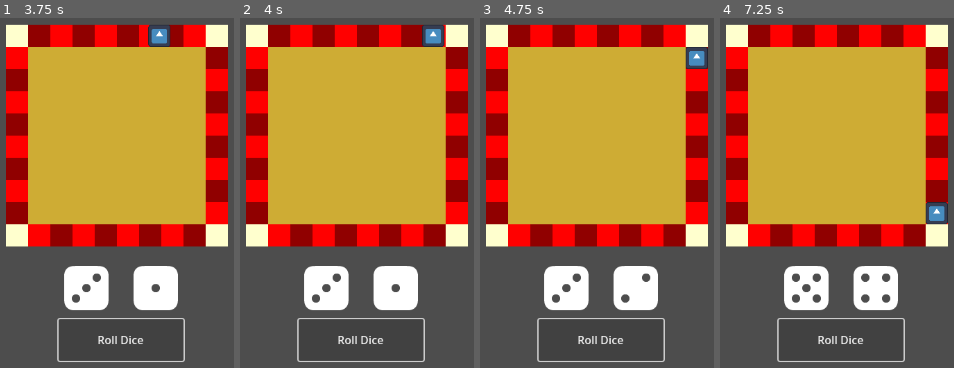
Above: before the commit, frames 1-4 (left to right).
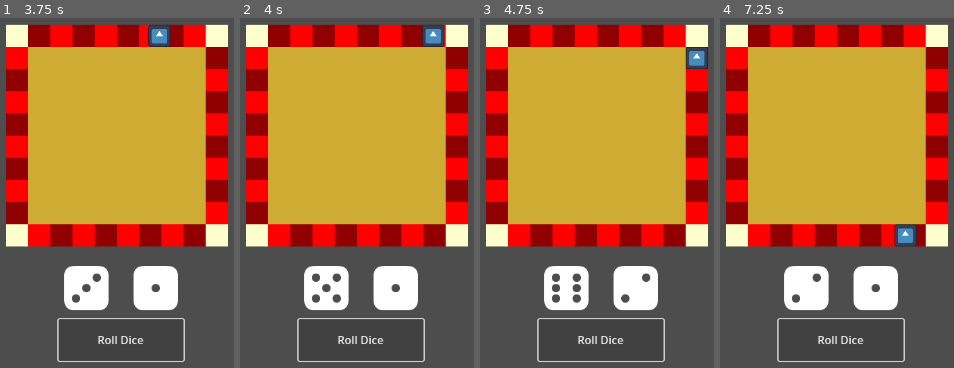
Above: after the commit, the same moments.

Repository: pescmy/HeRoll
Game: Godot game, scene res://scene/game.tscn
Same seed, same stepped clock (60 frames per second), same inputs: the game is played once before the commit and once after it. The engine's default icon, where the game draws it, is replaced by a stand-in: a white triangle on a blue panel in a dark square.
Inputs:
- Up to frame 1 (3.75 s): click "Roll Dice" at 0.5 s; tap Enter (ui_accept) at 1.25, 1.52, 2.27 s; hold Right (ui_right) 1.28-2.03 s; hold R (Roll Dice, bound only after the commit) 1.28-2.03 s; tap Space (Roll Dice, bound only before the commit) at 1.55, 2.1, 3.05, 3.6 s; tap R (Roll Dice, bound only after the commit) at 2.3 s; hold R (Roll Dice, bound only after the commit) 2.78-3.53 s; hold Right (ui_right) from 2.78 s (still down)
- Up to frame 2 (4 s): keep holding Right (ui_right); tap Enter (ui_accept) at 3.77 s; tap R (Roll Dice, bound only after the commit) at 3.8 s
- Up to frame 3 (4.75 s): release Right (ui_right) at 4.28 s; hold R (Roll Dice, bound only after the commit) from 4.28 s (still down); tap Enter (ui_accept) at 4.52 s; tap Space (Roll Dice, bound only before the commit) at 4.55 s
- Up to frame 4 (7.25 s): release R (Roll Dice, bound only after the commit) at 5.03 s; tap Space (Roll Dice, bound only before the commit) at 5.1, 6.05, 6.6 s; tap Enter (ui_accept) at 5.27, 6.77 s; tap R (Roll Dice, bound only after the commit) at 5.3, 6.8 s; hold R (Roll Dice, bound only after the commit) 5.78-6.53 s; hold Right (ui_right) from 6.53 s (still down)

Frame 1 is identical in both runs. In frame 2, 0.2% of the frame differs, in the area x 30-44%, y 72-82%; in frame 3, 0.4%; in frame 4, 1.9%, in the area x 30-98%, y 52-82%.

Commit message:
start battle scene

Diff:
--- a/enemies/goblin.tres
+++ b/enemies/goblin.tres
@@ -1,6 +1,7 @@
-[gd_resource type="Resource" script_class="EnemyData" load_steps=2 format=3 uid="uid://1g2kdg2o01v3"]
+[gd_resource type="Resource" script_class="EnemyData" load_steps=3 format=3 uid="uid://1g2kdg2o01v3"]
 
 [ext_resource type="Script" uid="uid://bp4bb0bp1mktu" path="res://scripts/enemy_data.gd" id="1_3e8jy"]
+[ext_resource type="Texture2D" uid="uid://c161ex848lhm6" path="res://art/enemies/goblin.png" id="2_c17jv"]
 
 [resource]
 script = ExtResource("1_3e8jy")
@@ -9,6 +10,7 @@
 strength = 5
 defense = 2
 speed = 1
+sprite = ExtResource("2_c17jv")
 reward_gold = 5
 reward_xp = 10
 metadata/_custom_type_script = "uid://bp4bb0bp1mktu"
--- a/project.godot
+++ b/project.godot
@@ -19,7 +19,7 @@
 
 "Roll Dice"={
 "deadzone": 0.2,
-"events": [Object(InputEventKey,"resource_local_to_scene":fa …(140 unchanged characters)… d":false,"keycode":0,"physical_keycode":32,"key_label":0,"unicode":32,"location":0,"echo":false,"script":null)
+"events": [Object(InputEventKey,"resource_local_to_scene":fa …(140 unchanged characters)… d":false,"keycode":0,"physical_keycode":82,"key_label":0,"unicode":114,"location":0,"echo":false,"script":null)
 ]
 }
 
--- /dev/null
+++ b/scene/battle.tscn
@@ -0,0 +1,16 @@
+[gd_scene load_steps=5 format=3 uid="uid://l2qg2sg4pybs"]
+
+[ext_resource type="PackedScene" uid="uid://d3qw2i7b6y85e" path="res://scene/battle_controller.tscn" id="1_0okv5"]
+[ext_resource type="PackedScene" uid="uid://cr58rc6ybd75o" path="res://scene/dice.tscn" id="2_ebedk"]
+[ext_resource type="PackedScene" uid="uid://dg3xwl62blm1b" path="res://scene/player.tscn" id="3_q27o7"]
+[ext_resource type="PackedScene" uid="uid://b8mc6k0ihd6vq" path="res://scene/enemy.tscn" id="4_6qw66"]
+
+[node name="Battle" type="Node2D"]
+
+[node name="BattleController" parent="." instance=ExtResource("1_0okv5")]
+
+[node name="DiceContainer" parent="." instance=ExtResource("2_ebedk")]
+
+[node name="Player" parent="." instance=ExtResource("3_q27o7")]
+
+[node name="Enemy" parent="." instance=ExtResource("4_6qw66")]
--- /dev/null
+++ b/scene/battle_controller.tscn
@@ -0,0 +1,20 @@
+[gd_scene load_steps=4 format=3 uid="uid://d3qw2i7b6y85e"]
+
+[ext_resource type="Script" uid="uid://nnoeu8hohpyf" path="res://scripts/battle_controller.gd" id="1_5bk0i"]
+[ext_resource type="PackedScene" uid="uid://dg3xwl62blm1b" path="res://scene/player.tscn" id="2_yc5x2"]
+[ext_resource type="PackedScene" uid="uid://b8mc6k0ihd6vq" path="res://scene/enemy.tscn" id="3_mk702"]
+
+[node name="BattleController" type="Node2D"]
+script = ExtResource("1_5bk0i")
+
+[node name="Player" parent="." instance=ExtResource("2_yc5x2")]
+position = Vector2(250, 250)
+
+[node name="Enemy" parent="." instance=ExtResource("3_mk702")]
+position = Vector2(750, 250)
+
+[node name="Control" type="Control" parent="."]
+layout_mode = 3
+anchors_preset = 0
+offset_right = 40.0
+offset_bottom = 40.0
--- /dev/null
+++ b/scene/combat_tile_manager.tscn
@@ -0,0 +1,3 @@
+[gd_scene format=3 uid="uid://8m8q0ccruw1p"]
+
+[node name="CombatTileManager" type="Node2D"]
--- a/scene/enemy.tscn
+++ b/scene/enemy.tscn
@@ -1,16 +1,10 @@
 [gd_scene load_steps=3 format=3 uid="uid://b8mc6k0ihd6vq"]
 
 [ext_resource type="Script" uid="uid://c7m6j8a314vlp" path="res://scripts/enemy.gd" id="1_h08p8"]
-[ext_resource type="Script" uid="uid://cp2q4c8wb0tex" path="res://scripts/enemy_stats.gd" id="2_f87vc"]
+[ext_resource type="Resource" uid="uid://1g2kdg2o01v3" path="res://enemies/goblin.tres" id="2_f87vc"]
 
 [node name="Enemy" type="Node2D"]
 script = ExtResource("1_h08p8")
-
-[node name="EnemyStats" type="Node2D" parent="."]
-script = ExtResource("2_f87vc")
-base_health = null
-base_strength = null
-base_defense = null
-base_speed = null
+enemy_data = ExtResource("2_f87vc")
 
 [node name="Sprite2D" type="Sprite2D" parent="."]
--- /dev/null
+++ b/scripts/battle_controller.gd
@@ -0,0 +1,56 @@
+# battle_controller.gd
+extends Node
+class_name BattleController
+
+@export var player: Node2D
+@export var enemy_scene: PackedScene
+
+var current_enemy: Node = null
+var enemies_defeated: int = 0
+var in_battle: bool = false
+
+signal battle_started(enemy)
+signal battle_ended(victory: bool)
+
+func start_battle():
+	if in_battle:
+		return
+	in_battle = true
+
+	# Instantiate an enemy
+	current_enemy = enemy_scene.instantiate()
+	add_child(current_enemy)
+	current_enemy.position = Vector2(400, 300) # example spawn position
+
+	emit_signal("battle_started", current_enemy)
+	print("Battle started against %s" % current_enemy.name)
+
+func player_attack(damage: int):
+	if not in_battle or current_enemy == null:
+		return
+
+	current_enemy.take_damage(damage)
+
+	if current_enemy.is_dead():
+		end_battle(true)
+	else:
+		enemy_turn()
+
+func enemy_turn():
+	if not in_battle or current_enemy == null:
+		return
+
+	var damage = current_enemy.get_attack_damage()
+	player.take_damage(damage)
+	print("Enemy attacks for %d damage" % damage)
+
+func end_battle(victory: bool):
+	if current_enemy != null:
+		current_enemy.queue_free()
+		current_enemy = null
+
+	in_battle = false
+	if victory:
+		enemies_defeated += 1
+	print("Battle ended. Victory: %s" % victory)
+	emit_signal("battle_ended", victory)
--- a/scripts/dice_container.gd
+++ b/scripts/dice_container.gd
@@ -3,20 +3,18 @@
 
 signal dice_rolled(total: int, results: Array)
 
-# Array of Die nodes
 var dice: Array[Die] = []
 var results: Array[int] = []
 var remaining: int = 0
 
 func _ready() -> void:
-	# Collect all Die children automatically
 	dice.clear()
 	for child in get_children():
 		if child is Die:
 			dice.append(child)
 
 func roll_all_dice() -> void:
-	if dice.size() == 0:
+	if dice.is_empty():
 		push_error("❌ No dice found in DiceContainer")
 		return
 
@@ -24,21 +22,19 @@
 	remaining = dice.size()
 
 	for die in dice:
-		# Create callable to this method
-		var c: Callable = Callable(self, "_on_die_roll_finished")
-
-		# Disconnect previous connections if connected
-		if die.is_connected("roll_finished", c):
-			die.disconnect("roll_finished", c)
-
-		# Connect signal
-		die.roll_finished.connect(c)
+		if not die.roll_finished.is_connected(_on_die_roll_finished):
+			die.roll_finished.connect(_on_die_roll_finished)
 		die.roll_die()
 
 func _on_die_roll_finished(result: int) -> void:
 	results.append(result)
 	remaining -= 1
+
 	if remaining <= 0:
-		# Sum all results
-		var total: int = results.reduce(func(a, b): return a + b)
+		var total: int = results.reduce(func(a, b): return a + b, 0)
 		emit_signal("dice_rolled", total, results)
+
+func _input(event: InputEvent) -> void:
+	if event.is_action_pressed("Roll Dice"): # R key (set in InputMap)
+		roll_all_dice()
+		print("🎲 R triggered a roll")
--- a/scripts/enemy.gd
+++ b/scripts/enemy.gd
@@ -1,13 +1,14 @@
 extends Node2D
 
-@export var enemy_data: EnemyData
+@export var enemy_data: EnemyData   # <--- This makes it show in inspector
 
-@onready var stats = $EnemyStats
-@onready var sprite = $Sprite2D
+var current_health: int
+
+@onready var sprite: Sprite2D = $Sprite2D
 
 func _ready() -> void:
 	if enemy_data:
-		stats.setup(enemy_data)
+		current_health = enemy_data.max_health
 		sprite.texture = enemy_data.sprite
 		name = enemy_data.name
-		print("Spawned enemy: %s (HP: %d)" % [name, stats.current_health])
+		print("Spawned enemy: %s (HP: %d)" % [name, current_health])
--- a/scripts/enemy_data.gd
+++ b/scripts/enemy_data.gd
@@ -1,11 +1,11 @@
 extends Resource
 class_name EnemyData
 
-@export var name: String = "Enemy"
-@export var max_health: int = 20
-@export var strength: int = 5
-@export var defense: int = 2
-@export var speed: int = 1
-@export var sprite: Texture2D   # optional, for combat visuals
-@export var reward_gold: int = 0
-@export var reward_xp: int = 0
+@export var name: String
+@export var max_health: int
+@export var strength: int
+@export var defense: int
+@export var speed: int
+@export var sprite: Texture2D
+@export var reward_gold: int
+@export var reward_xp: int
--- a/scripts/enemy_stats.gd
+++ b/scripts/enemy_stats.gd
@@ -1,37 +1,28 @@
-extends Resource
+extends Node
 class_name EnemyStats
 
-# --- Base stats (editable in .tres) ---
-@export var base_health: int = 50
-@export var base_strength: int = 8
-@export var base_defense: int = 3
-@export var base_speed: int = 4
-
-# --- Runtime stats ---
 var max_health: int
 var current_health: int
 var strength: int
 var defense: int
 var speed: int
 
-# --- Setup function ---
-func setup() -> void:
-	max_health = base_health
+func setup(data: EnemyData) -> void:
+	max_health = data.base_health
 	current_health = max_health
-	strength = base_strength
-	defense = base_defense
-	speed = base_speed
-	print("Enemy ready => HP: %d/%d, Str: %d, Def: %d, Spd: %d" % [current_health, max_health, strength, defense, speed])
+	strength = data.base_strength
+	defense = data.base_defense
+	speed = data.base_speed
+	print("Stats loaded: HP %d/%d, Str %d, Def %d, Spd %d" % [current_health, max_health, strength, defense, speed])
 
-# --- Combat helpers ---
 func take_damage(amount: int) -> void:
-	var damage := max(amount - defense, 1)
+	var damage: int = max(amount - defense, 1)
 	current_health = max(current_health - damage, 0)
-	print("Enemy takes %d damage! HP: %d/%d" % [damage, current_health, max_health])
+	print("Took %d damage! HP: %d/%d" % [damage, current_health, max_health])
 
 func heal(amount: int) -> void:
 	current_health = min(current_health + amount, max_health)
-	print("Enemy heals %d! HP: %d/%d" % [amount, current_health, max_health])
+	print("Healed %d! HP: %d/%d" % [amount, current_health, max_health])
 
 func is_dead() -> bool:
 	return current_health <= 0
Binary file added: art/enemies/goblin.png
Not shown, added: art/enemies/goblin.png.import
Not shown, added: scripts/battle_controller.gd.uid
